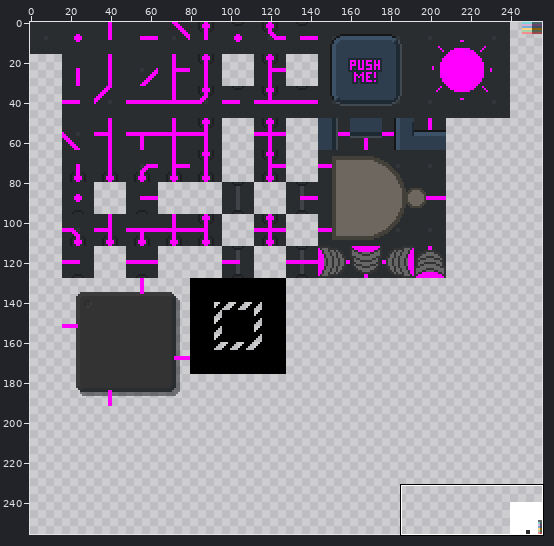
Pixel-art file, stored at src/img/tiles.ase. Above: a wide view before the commit, with the close-up outlined.
Close-up. The starting point:
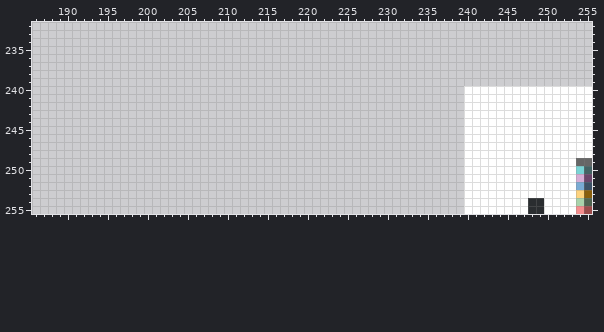
256x256 pixels, 1 frame. Colours within 5 levels of each other are drawn and written as one. Shown: x 186..255, y 232..255.
The result:
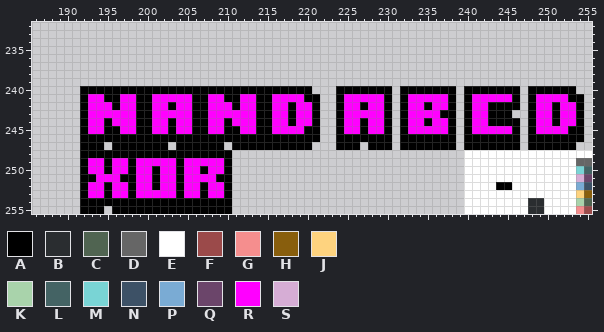
Palette (. is transparent): A #000000  B #2a2d30  C #506451  D #666666  E #ffffff  F #9b4a4a  G #f58e8e  H #885e0d  J #fed37f  K #a9d3ab  L #446364  M #79d4d5  N #3d5166  P #7aabd4  Q #6b456a  R #ff00ff  S #d6add5
The commit says: Render text in the right place with the color of the current net This is pretty neat!
The edit:
layer "Layer 1" added
Layers "Layer 1", "WireColors":
Colour A is added in row 240 at x 192 to 220, 224 to 230 and 232 to 238; in row 241 at x 192, 195 to 196, 199 to 200, 206 to 207, 210 to 211, 214 to 215, 220 to 221, 224, 230, 232 and 238; in row 242 at x 192, 196, 199 to 200, 203, 206 to 207, 211, 214 to 215, 218, 221, 224, 227, 230, 232, 235 and 238; in row 243 at x 192, 199 to 200, 206 to 207, 214 to 215, 218, 221, 224, 230, 232 and 237 to 238; in row 244 at x 192, 195, 199 to 200, 203, 206 to 207, 210, 214 to 215, 218, 221, 224, 227, 230, 232, 235 and 238; in row 245 at x 192, 195 to 196, 199 to 200, 203, 206 to 207, 210 to 211, 214 to 215, 220 to 221, 224, 227, 230, 232 and 238.
Colour A is added in row 246 at x 192 to 221, 224 to 230 and 232 to 238; in row 247 at x 192 to 194, 196 to 202, 204 to 209, 211 to 220, 224 to 226, 228 to 230 and 232 to 238; in row 248 at x 192 to 210; in row 249 at x 192, 195, 198, 204 and 210; in row 250 at x 192, 195, 198, 201, 204, 207 and 210; in row 251 at x 192 to 193, 197 to 198, 201, 204 and 209 to 210.
Colour A is added in row 252 at x 192, 195, 198, 201, 204, 207 and 210; in row 253 at x 192, 195, 198, 204, 207 and 210; in row 254 at x 192 to 210; in row 255 at x 192 to 194 and 196 to 210.
Colour A replaces colour E in row 240 at x 240 to 246 and 248 to 253; in row 241 at x 240, 246, 248 and 253 to 254; in row 242 at x 240, 243 to 246, 248, 251 and 254; in row 243 at x 240, 243 to 245, 248, 251 and 254; in row 244 at x 240, 243 to 246, 248, 251 and 254; in row 245 at x 240, 246, 248 and 253 to 254.
Colour A replaces colour E in row 246 at x 240 to 246 and 248 to 254; in row 247 at x 240 to 246 and 248 to 253; in row 252 at x 244 to 245.
Colour R is added in row 241 at x 193 to 194, 197 to 198, 201 to 205, 208 to 209, 212 to 213, 216 to 219, 225 to 229 and 233 to 237; in row 242 at x 193 to 195, 197 to 198, 201 to 202, 204 to 205, 208 to 210, 212 to 213, 216 to 217, 219 to 220, 225 to 226, 228 to 229, 233 to 234 and 236 to 237; in row 243 at x 193 to 198, 201 to 205, 208 to 213, 216 to 217, 219 to 220, 225 to 229 and 233 to 236; in row 244 at x 193 to 194, 196 to 198, 201 to 202, 204 to 205, 208 to 209, 211 to 213, 216 to 217, 219 to 220, 225 to 226, 228 to 229, 233 to 234 and 236 to 237; in row 245 at x 193 to 194, 197 to 198, 201 to 202, 204 to 205, 208 to 209, 212 to 213, 216 to 219, 225 to 226, 228 to 229 and 233 to 237; in row 249 at x 193 to 194, 196 to 197, 199 to 203 and 205 to 209.
Colour R is added in row 250 at x 193 to 194, 196 to 197, 199 to 200, 202 to 203, 205 to 206 and 208 to 209; in row 251 at x 194 to 196, 199 to 200, 202 to 203 and 205 to 208; in row 252 at x 193 to 194, 196 to 197, 199 to 200, 202 to 203, 205 to 206 and 208 to 209; in row 253 at x 193 to 194, 196 to 197, 199 to 203, 205 to 206 and 208 to 209.
Colour R replaces colour E in row 241 at x 241 to 245 and 249 to 252; in rows 242 to 244 at x 241 to 242, 249 to 250 and 252 to 253; in row 245 at x 241 to 245 and 249 to 252.
Colour E is removed in row 240 at x 247 and 254 to 255; in rows 241 to 242 at x 247 and 255; in row 243 at x 246 to 247 and 255; in rows 244 to 246 at x 247 and 255; in row 247 at x 247 and 254 to 255.
